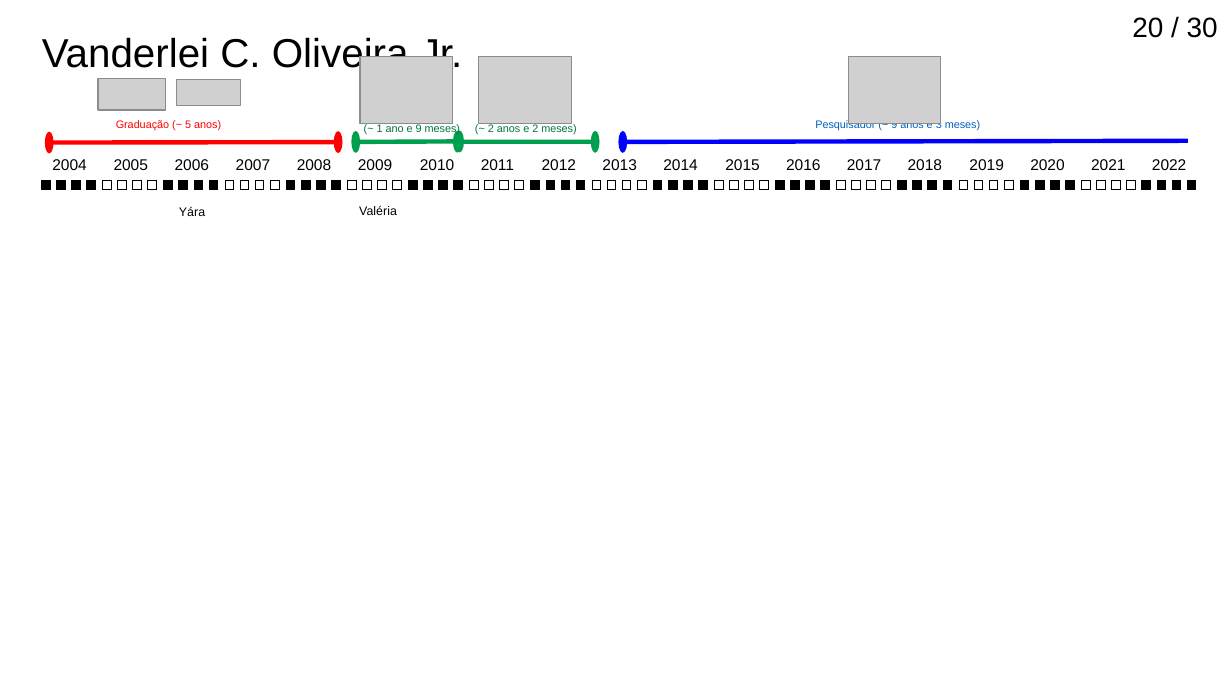
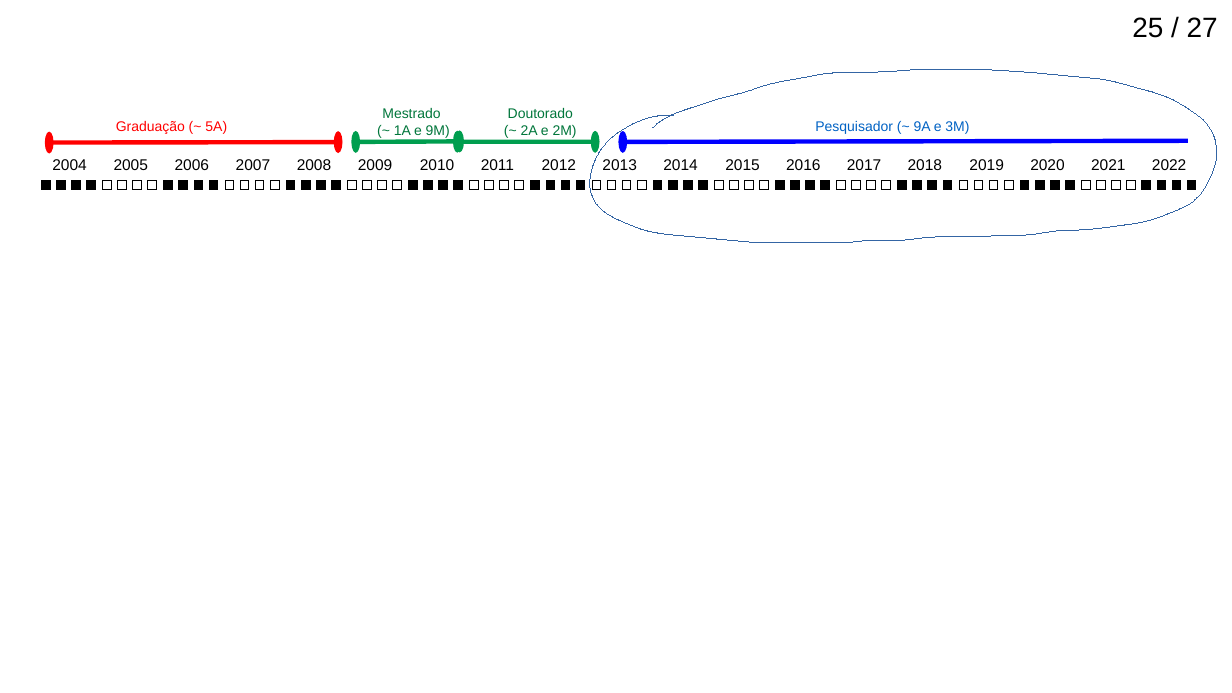
Before and after one commit to birocoles/memos, a slide deck: slide 25 of Titular_III/slides/apresentacao_titular3.odp (slide 20 before the commit). Drawn at 1232x693 pixels with LibreOffice and Linux fonts; fonts in the diff are those of the drawing; grey boxes stand for pictures. Boxes give left, top, right and bottom in pixels: in the first picture for what was removed or moved away, otherwise in the second. Text is boxed around its words. In the diff, an @@ line names an element or a change of style, - is before the commit and + after.

```diff
--- a/Titular_III/slides/apresentacao_titular3.odp
+++ b/Titular_III/slides/apresentacao_titular3.odp
@@ page number at [1132,17,1218,38]: text changed @@
-20 / 30
+25 / 27
@@ text removed at [42,37,463,75] @@
-Vanderlei C. Oliveira Jr.
@@ picture removed at [360,57,453,124] @@
@@ picture removed at [478,57,571,124] @@
@@ picture removed at [849,57,941,124] @@
@@ picture removed at [98,78,165,110] @@
@@ picture removed at [177,79,240,105] @@
@@ freeform shape added at [590,69,1217,244], outline #3465A4 0 pt @@
@@ text "Mestrado": place and size @@
-text "Mestrado" at [377,124,460,135]
+text "Mestrado" at [382,108,450,138]
@@ text at [382,108,440,118]: size 7 to 9 pt in "Mestrado" @@
@@ text "Doutorado": place and size @@
-text "Doutorado" at [488,124,576,135]
+text "Doutorado" at [508,108,577,138]
@@ text at [508,108,573,118]: size 7 to 9 pt in "Doutorado" @@
@@ text at [116,121,227,134]: text changed; size 7 to 9 pt @@
-Graduação (~ 5 anos)
+Graduação (~ 5A)
@@ text at [394,125,450,138]: text changed; size 7 to 9 pt @@
-(~ 1 ano e 9 meses)
+(~ 1A e 9M)
@@ text at [521,125,577,138]: text changed; size 7 to 9 pt @@
-(~ 2 anos e 2 meses)
+(~ 2A e 2M)
@@ text at [815,121,969,134]: text changed; size 7 to 9 pt @@
-Pesquisador (~ 9 anos e 3 meses)
+Pesquisador (~ 9A e 3M)
@@ text removed at [179,207,205,216] @@
-Yára
@@ text removed at [359,206,397,215] @@
-Valéria
```
Also in this commit, not shown: 20 other slides changed, 3 slides removed, 2 other files.
